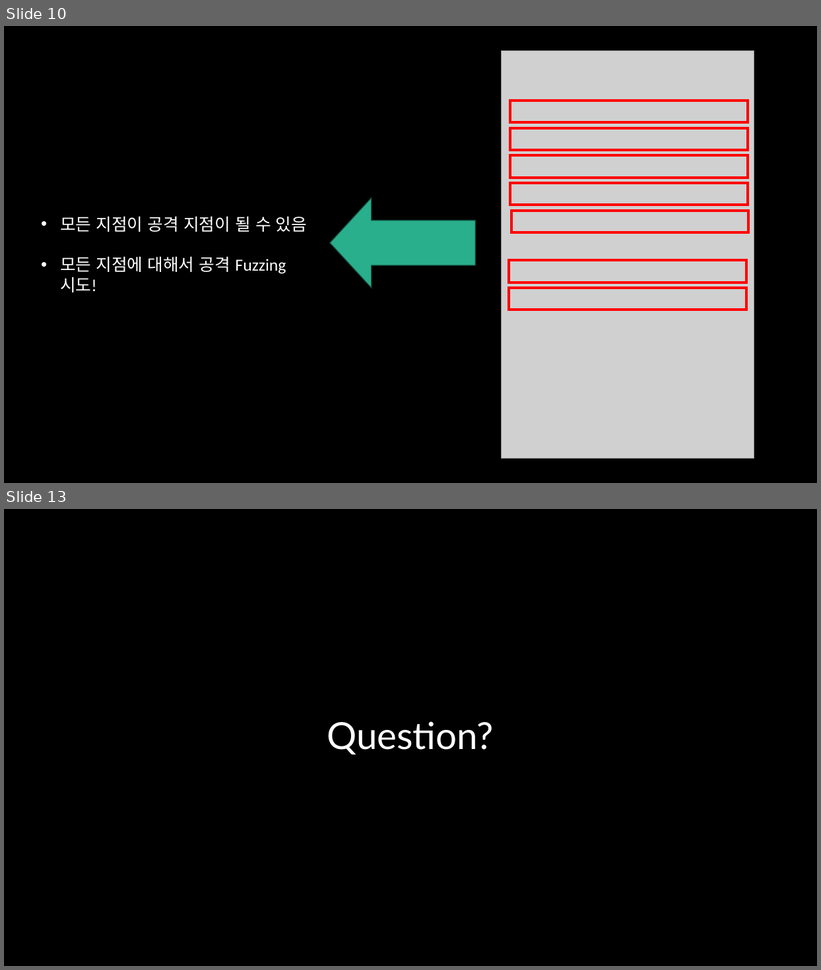
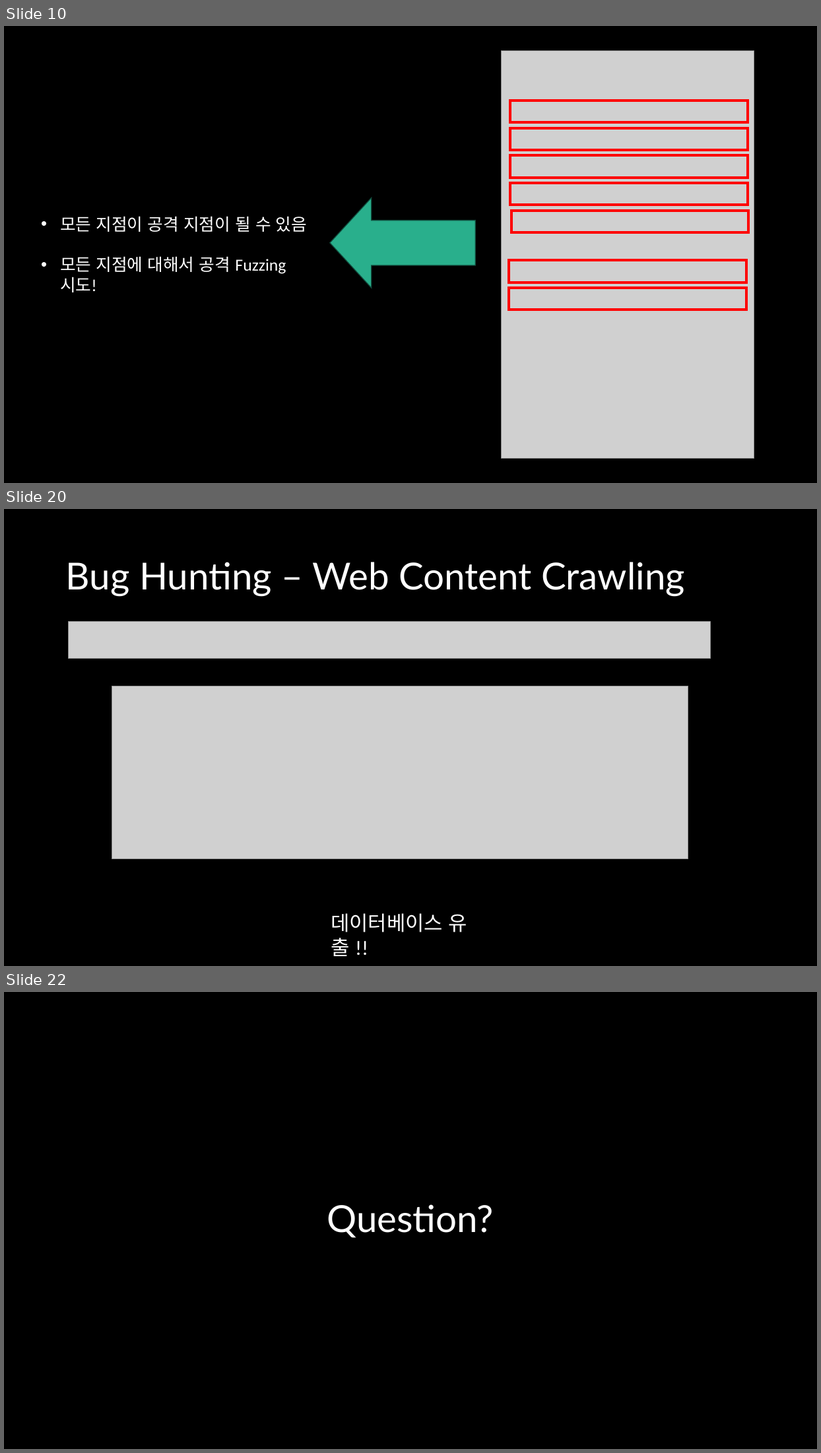
Before and after one commit to mirusu400/fuzzing-bug-hunting, a slide deck: 김성진_Fuzzing과 툴을 활용한 리얼월드 버그 헌팅.pptx. Shown one above the other, each under a label of ours: slides 10 and 13 before the commit, slides 10, 20 and 22 after it; the slides between them are not shown. The pictures are 821x970 and 821x1453 pixels, drawn with LibreOffice and Linux fonts; fonts in the diff are those of the drawing; grey boxes stand for pictures. Boxes give left, top, right and bottom in pixels: in the first picture for what was removed or moved away, otherwise in the second. Text is boxed around its words. In the diff, an @@ line names an element or a change of style, - is before the commit and + after.

```diff
--- a/김성진_Fuzzing과 툴을 활용한 리얼월드 버그 헌팅.pptx
+++ b/김성진_Fuzzing과 툴을 활용한 리얼월드 버그 헌팅.pptx
@@ slide 20 added at <box>4,509,817,966</box>, background #000000 @@
@@ title added at <box>66,562,685,596</box>, 44 pt, text #FFFFFF @@
+Bug Hunting – Web Content Crawling
@@ picture added at <box>69,622,711,658</box> @@
@@ picture added at <box>112,686,689,859</box> @@
@@ text added at <box>331,914,467,956</box>, 24 pt, text #FFFFFF @@
+데이터베이스 유출 !!
@@ what was slide 13 is now slide 22 @@
```
Also in this commit, not shown: 5 slides changed, 8 other slides added.
